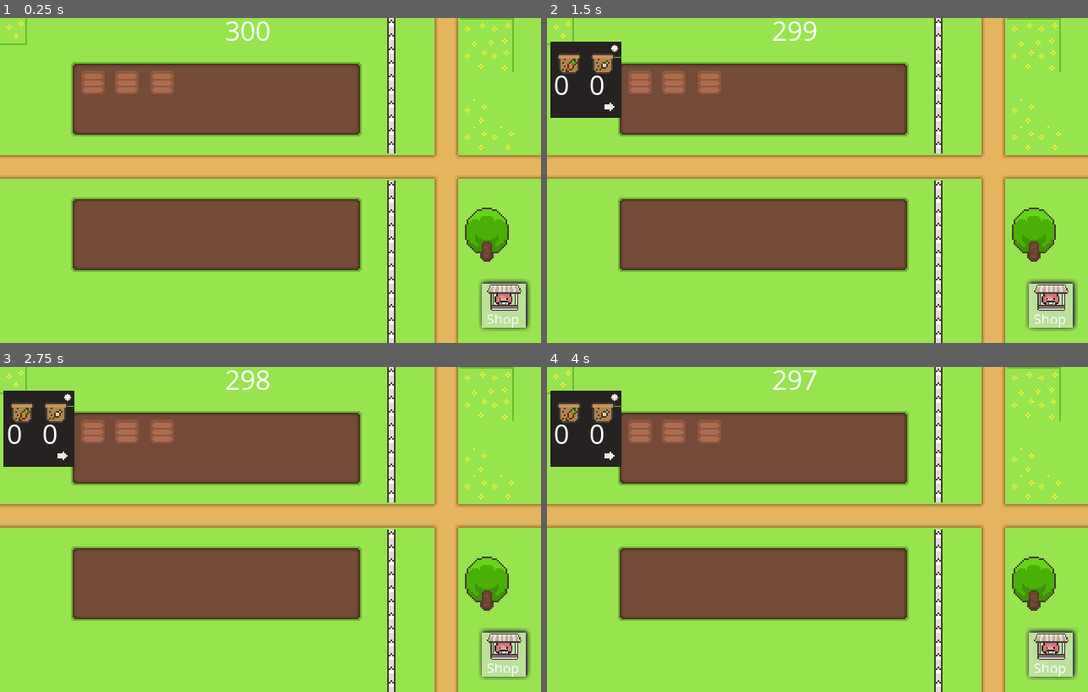
Above: before the commit, frames 1-4 (two rows, left to right).
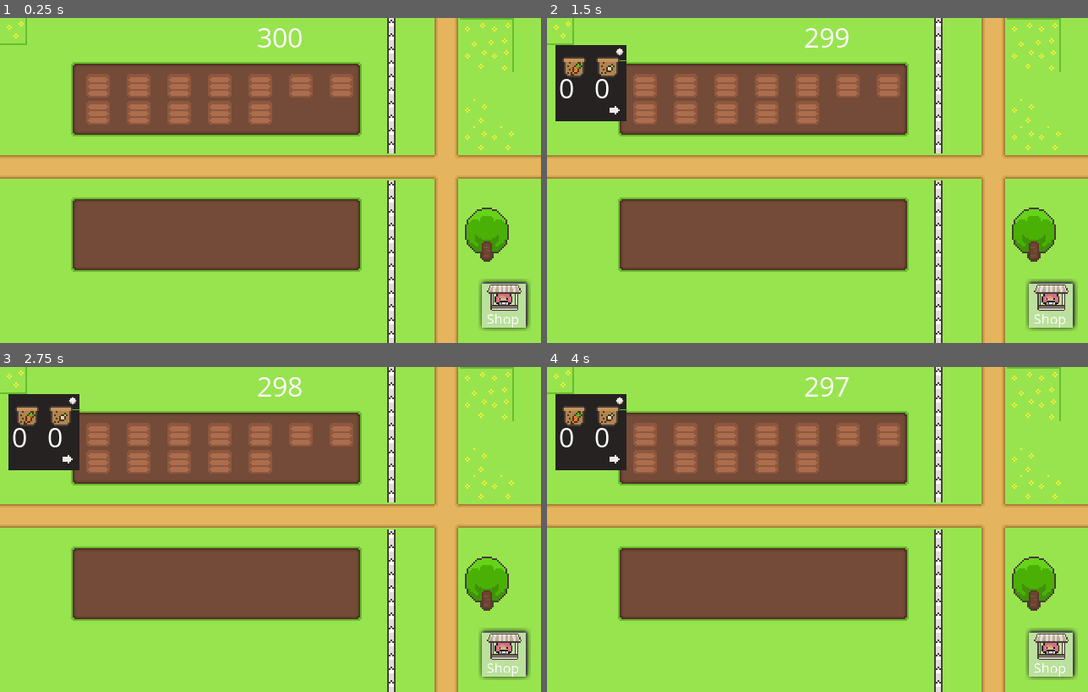
Above: after the commit, the same moments.

Repository: IPEACHI/Farm-in-Five-minute
Game: Godot game, scene res://Scene/Farmland.tscn
Same seed, same stepped clock (60 frames per second), same inputs: the game is played once before the commit and once after it.
Inputs (mouse positions are in pixels of both pictures, inside the frame that each line leads up to; where the layout moved, square brackets give the same spot in the first picture):
- Up to frame 1 (0.25 s): no input
- Up to frame 2 (1.5 s): click (638, 83) at 0.52 s; click (574, 66) [568, 63] at 1.25 s
- Up to frame 3 (2.75 s): click (59, 415) [54, 412] at 2 s
- Up to frame 4 (4 s): click (611, 461) [611, 458] at 2.75 s; click (568, 461) [563, 458] at 3.5 s

The runs differ from the first frame. In frame 1, 4.5% of the frame differs, in the area x 15-66%, y 1-33%; in frame 2, 6.1%; in frame 3, 6.1%, in the area x 0-66%, y 1-33%; in frame 4, 6.1%.

Commit message:
more farm

Diff:
--- a/Scene/Farmland.tscn
+++ b/Scene/Farmland.tscn
@@ -711,22 +711,65 @@
 format = 1
 tile_data = PoolIntArray( -131058, 18, 0, -65522, 18, 0, 14, 18, 0, 16, -1610612735, 0, 65550, 18, 0, 65552, -161061273 …(841 unchanged characters)…
 
-[node name="growzone" parent="." instance=ExtResource( 2 )]
-position = Vector2( -3, -34 )
-
-[node name="growzone2" parent="." instance=ExtResource( 2 )]
-position = Vector2( 17, -34 )
-
-[node name="growzone3" parent="." instance=ExtResource( 2 )]
-position = Vector2( 38, -34 )
+[node name="g1" parent="." instance=ExtResource( 2 )]
+position = Vector2( 0, -32 )
+
+[node name="g2" parent="." instance=ExtResource( 2 )]
+position = Vector2( 24, -32 )
+
+[node name="g3" parent="." instance=ExtResource( 2 )]
+position = Vector2( 48, -32 )
+
+[node name="g4" parent="." instance=ExtResource( 2 )]
+visible = false
+position = Vector2( 72, -32 )
+
+[node name="g5" parent="." instance=ExtResource( 2 )]
+visible = false
+position = Vector2( 96, -32 )
+
+[node name="g6" parent="." instance=ExtResource( 2 )]
+visible = false
+position = Vector2( 120, -32 )
+
+[node name="g7" parent="." instance=ExtResource( 2 )]
+visible = false
+position = Vector2( 144, -32 )
+
+[node name="g8" parent="." instance=ExtResource( 2 )]
+visible = false
+position = Vector2( 0, -16 )
+
+[node name="g9" parent="." instance=ExtResource( 2 )]
+visible = false
+position = Vector2( 24, -16 )
+
+[node name="g10" parent="." instance=ExtResource( 2 )]
+visible = false
+position = Vector2( 48, -16 )
+
+[node name="g11" parent="." instance=ExtResource( 2 )]
+visible = false
+position = Vector2( 72, -16 )
+
+[node name="g12" parent="." instance=ExtResource( 2 )]
+visible = false
+position = Vector2( 96, -16 )
+
+[node name="g13" parent="." instance=ExtResource( 2 )]
+visible = false
+position = Vector2( 120, -16 )
+
+[node name="g14" parent="." instance=ExtResource( 2 )]
+visible = false
+position = Vector2( 144, -16 )
 
 [node name="Shop" parent="." instance=ExtResource( 3 )]
 
 [node name="Label" type="Label" parent="."]
-margin_left = 133.0
-margin_top = -4.0
-margin_right = 173.0
-margin_bottom = 19.0
+margin_left = 152.0
+margin_right = 192.0
+margin_bottom = 23.0
 theme = ExtResource( 4 )
 text = "time:"
 
--- a/code/Farmland.gd
+++ b/code/Farmland.gd
@@ -12,5 +12,38 @@
 	if display == 0:
 		timer.stop()
 
+
+	if Global.farmlevel >= 2:
+		$g4.visible = true
+	if Global.farmlevel >= 3:
+		$g5.visible = true
+	if Global.farmlevel >= 4:
+		$g6.visible = true
+	if Global.farmlevel >= 5:
+		$g7.visible = true
+	if Global.farmlevel >= 6:
+		$g8.visible = true
+	if Global.farmlevel >= 7:
+		$g9.visible = true
+	if Global.farmlevel >= 8:
+		$g10.visible = true
+	if Global.farmlevel >= 9:
+		$g11.visible = true
+	if Global.farmlevel >= 10:
+		$g12.visible = true
+	if Global.farmlevel >= 11:
+		$g13.visible = true
+	if Global.farmlevel >= 12:
+		$g14.visible = true
+	if Global.farmlevel >= 13:
+		$g15.visible = true
+
+
+
+
+
+
+
+
 func _on_Timer_timeout():
 	display -=1
--- a/code/global.gd
+++ b/code/global.gd
@@ -13,3 +13,6 @@
 var cabbageseed = 0
 var corn = 0
 var cornseed = 0
+
+
+var farmlevel = 10
--- a/code/growzone.gd
+++ b/code/growzone.gd
@@ -173,12 +173,12 @@
 
 
 func _on_cabbagetimer_timeout():
-	var abbage_plant  = $plant
-	if abbage_plant.frame == 0:
-		abbage_plant.frame = 1
+	var cabbage_plant  = $plant
+	if cabbage_plant.frame == 0:
+		cabbage_plant.frame = 1
 		$cabbagetimer.start()
-	elif abbage_plant.frame == 1:
-		abbage_plant.frame = 2
+	elif cabbage_plant.frame == 1:
+		cabbage_plant.frame = 2
 		plant_grown = true
 
 
